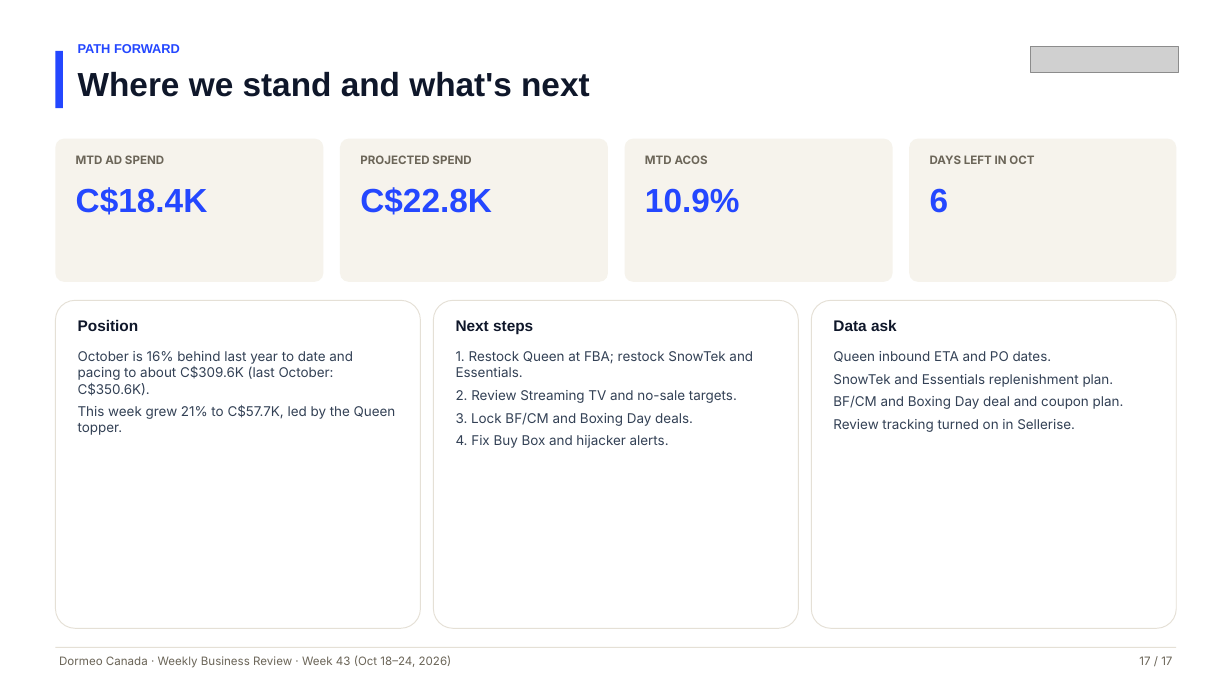
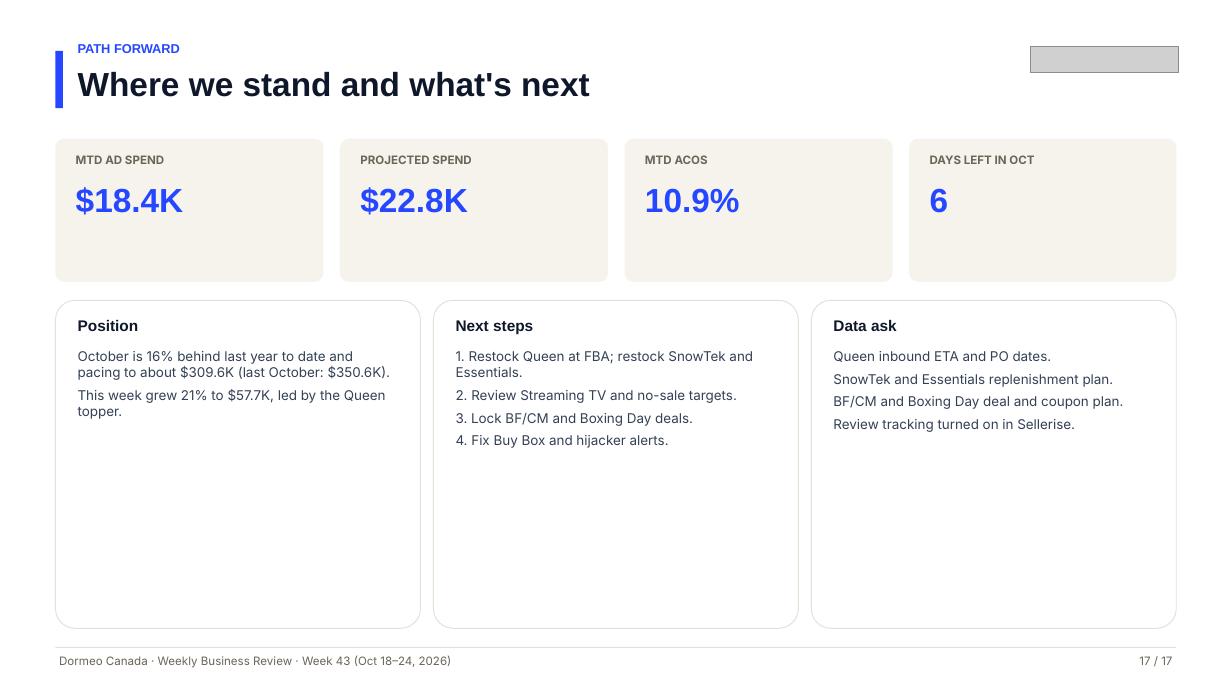
Before and after one commit to RONFSG/flagship-growth-reports, a slide deck: slide 17 of dormeo-canada/deck/2026-10-24/Dormeo-Canada-Weekly-Business-Review-Week-43-2026-10-24.pptx. Drawn at 1232x693 pixels with LibreOffice and Linux fonts; fonts in the diff are those of the drawing; grey boxes stand for pictures. Boxes give left, top, right and bottom in pixels: in the first picture for what was removed or moved away, otherwise in the second. Text is boxed around its words. In the diff, an @@ line names an element or a change of style, - is before the commit and + after.

```diff
--- a/dormeo-canada/deck/2026-10-24/Dormeo-Canada-Weekly-Business-Review-Week-43-2026-10-24.pptx
+++ b/dormeo-canada/deck/2026-10-24/Dormeo-Canada-Weekly-Business-Review-Week-43-2026-10-24.pptx
@@ text at (76, 187, 184, 215): text changed @@
-C$18.4K
+$18.4K
@@ text at (360, 187, 468, 215): text changed @@
-C$22.8K
+$22.8K
@@ text at (78, 351, 390, 419): text changed @@
-October is 16% behind last year to date and pacing to about C$309.6K (last October: C$350.6K).
-This week grew 21% to C$57.7K, led by the Queen topper.
+October is 16% behind last year to date and pacing to about $309.6K (last October: $350.6K).
+This week grew 21% to $57.7K, led by the Queen topper.
```
Also in this commit, not shown: 12 other slides changed, 19 other files.
